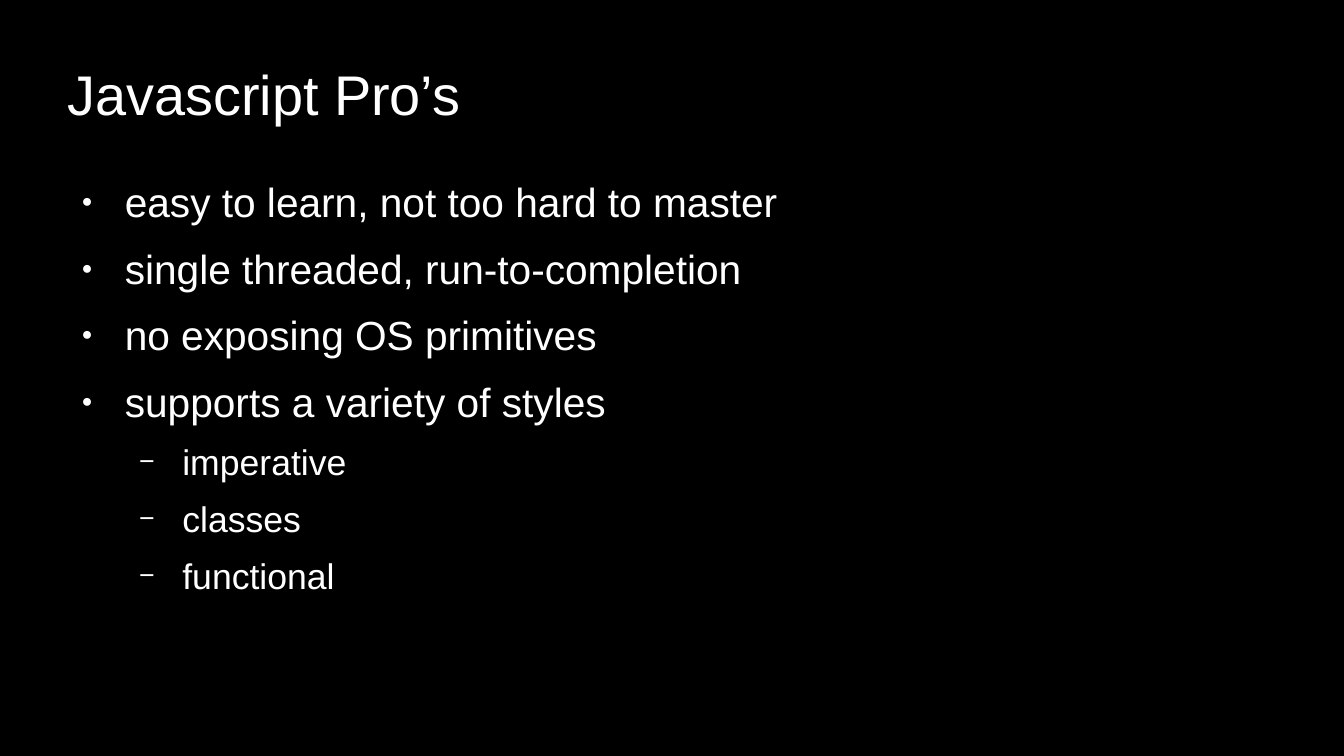
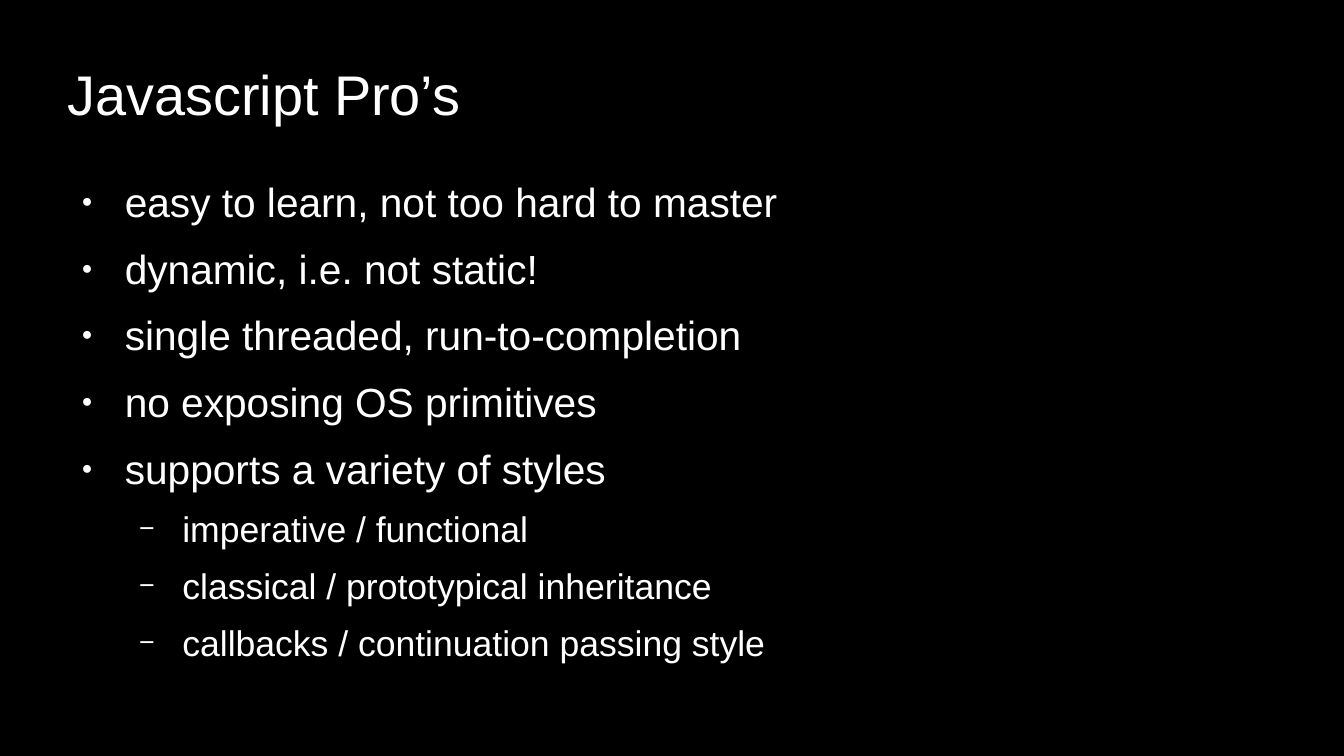
Before and after one commit to numical/jsacademy, a slide deck: slide 14 of session1/Talk1.odp (slide 10 before the commit). Drawn at 1344x756 pixels with LibreOffice and Linux fonts; fonts in the diff are those of the drawing. Boxes give left, top, right and bottom in pixels: in the first picture for what was removed or moved away, otherwise in the second. Text is boxed around its words. In the diff, an @@ line names an element or a change of style, - is before the commit and + after.

```diff
--- a/session1/Talk1.odp
+++ b/session1/Talk1.odp
@@ text at <box>125,254,538,291</box>: paragraph added @@
+● dynamic, i.e. not static!
@@ text at <box>182,516,765,663</box>: text changed @@
-  − imperative
-  − classes
-  − functional
+  − imperative / functional
+  − classical / prototypical inheritance
+  − callbacks / continuation passing style
```
Also in this commit, not shown: 4 other slides changed, 18 slides added, 2 other files.
